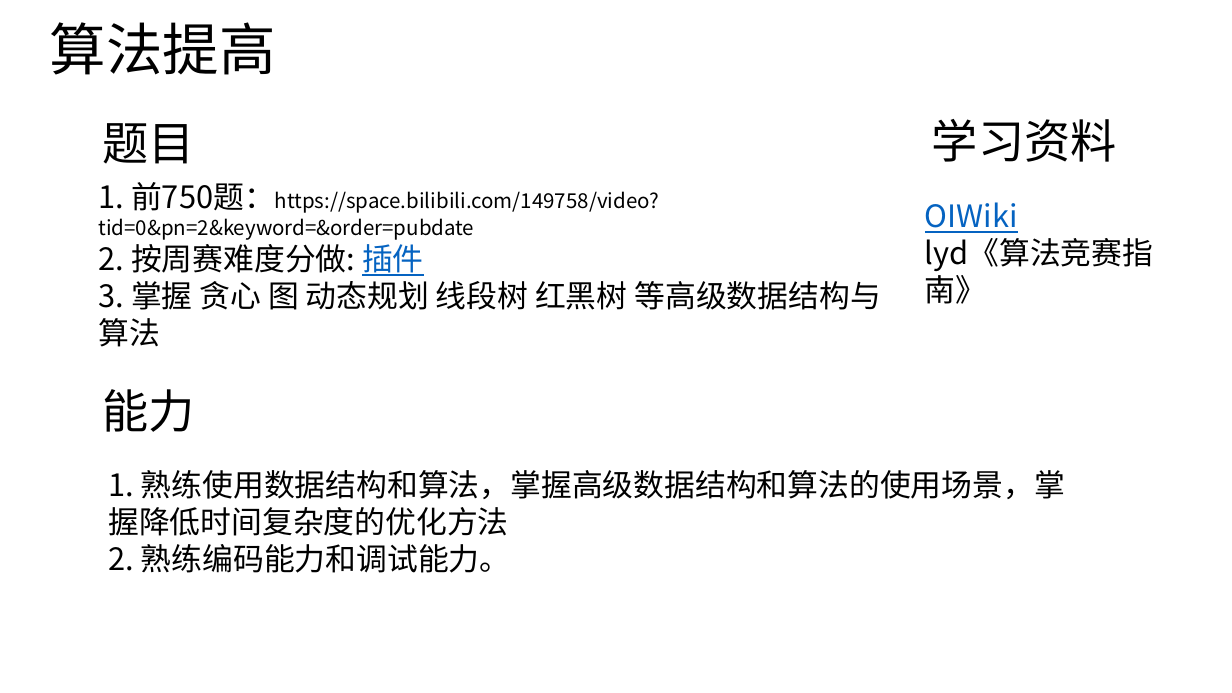
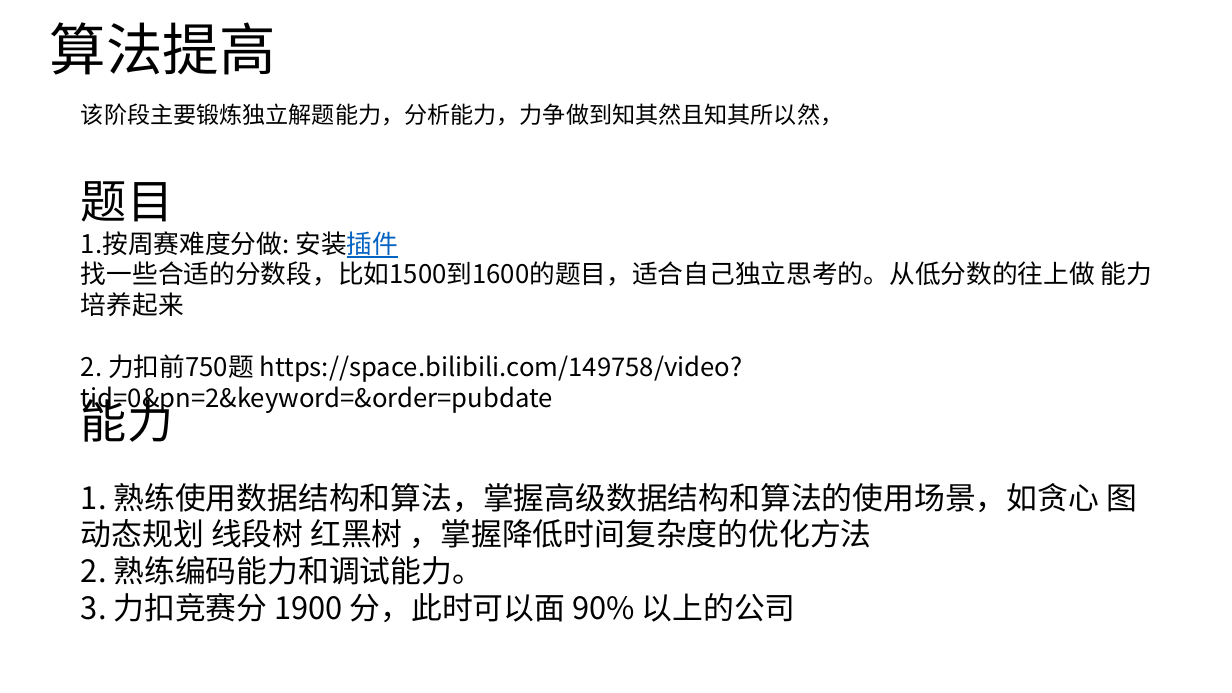
Before and after one commit to aiwujingxin/Algorithms, a slide deck: slide 2 of xmind/刷题指南.pptx. Drawn at 1232x693 pixels with LibreOffice and Linux fonts; fonts in the diff are those of the drawing. Boxes give left, top, right and bottom in pixels: in the first picture for what was removed or moved away, otherwise in the second. Text is boxed around its words. In the diff, an @@ line names an element or a change of style, - is before the commit and + after.

```diff
--- a/xmind/刷题指南.pptx
+++ b/xmind/刷题指南.pptx
@@ text added at <box>81,103,843,126</box>, 18 pt, text #000000 @@
+该阶段主要锻炼独立解题能力，分析能力，力争做到知其然且知其所以然，
@@ text removed at <box>932,119,1117,162</box> @@
-学习资料
@@ text removed at <box>103,123,195,164</box> @@
-题目
@@ text at <box>81,181,1152,413</box>: text changed; size 16 to 20 pt @@
-1. 前750题：https://space.bilibili.com/149758/video?tid=0&pn=2&keyword=&order=pubdate
-2. 按周赛难度分做: 插件
-3. 掌握 贪心 图 动态规划 线段树 红黑树 等高级数据结构与算法
+题目
+1.按周赛难度分做: 安装插件
+找一些合适的分数段，比如1500到1600的题目，适合自己独立思考的。从低分数的往上做 能力培养起来
+2. 力扣前750题 https://space.bilibili.com/149758/video?tid=0&pn=2&keyword=&order=pubdate
@@ text removed at <box>925,202,1154,304</box> @@
-OIWiki
-lyd《算法竞赛指南》
@@ text "能力" rewrapped from <box>103,389,195,432</box> to <box>81,391,173,442</box> @@
@@ text at <box>81,483,1137,622</box>: text changed @@
-1. 熟练使用数据结构和算法，掌握高级数据结构和算法的使用场景，掌握降低时间复杂度的优化方法
-2. 熟练编码能力和调试能力。
+1. 熟练使用数据结构和算法，掌握高级数据结构和算法的使用场景，如贪心 图 动态规划 线段树 红黑树 ，掌握降低时间复杂度的优化方法
+2. 熟练编码能力和调试能力。
+3. 力扣竞赛分 1900 分，此时可以面 90% 以上的公司
```
Also in this commit, not shown: 2 other slides changed, 1 slide added, 12 other files.
